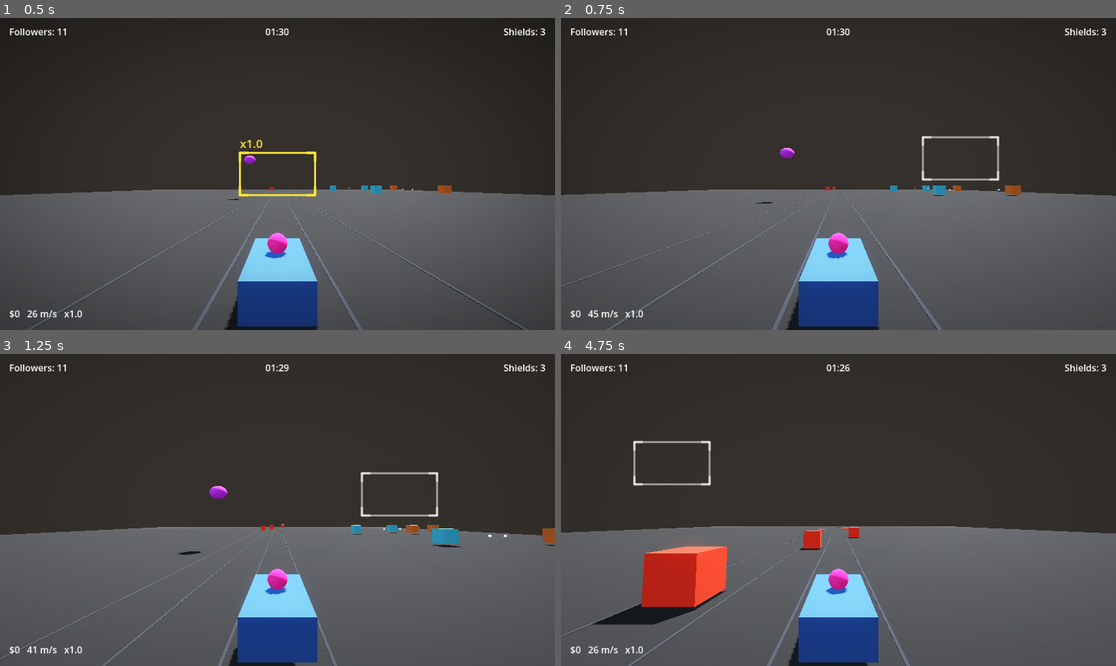
Above: before the commit, frames 1-4 (two rows, left to right).
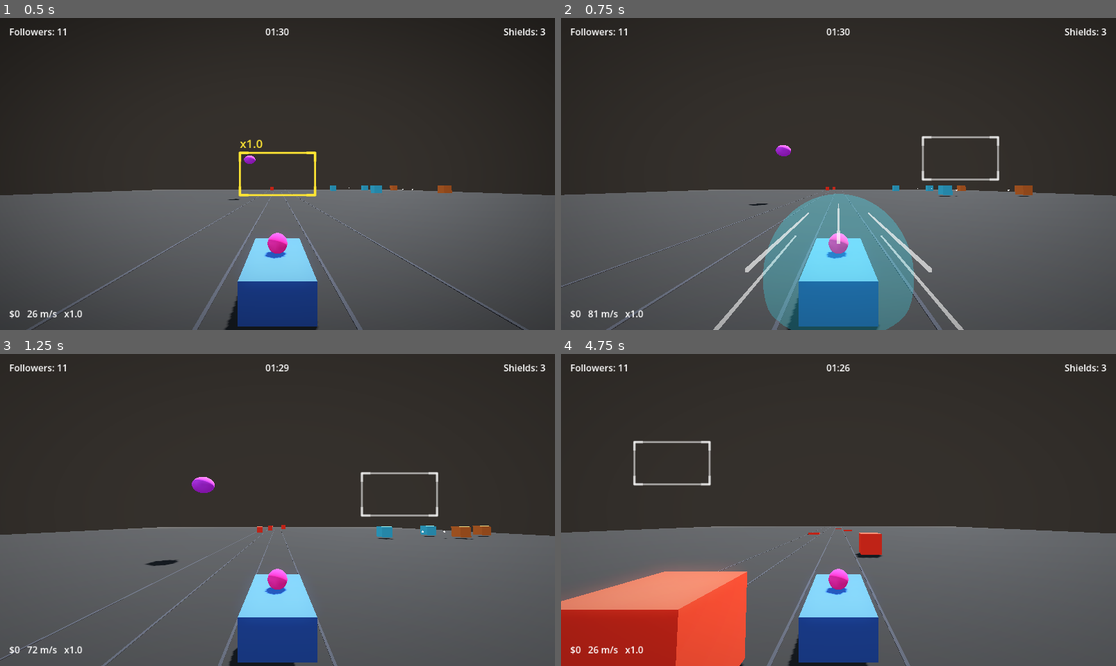
Above: after the commit, the same moments.

Repository: Wasumyon/war-idols
Game: Godot game, scene res://slice.tscn
Two runs of this game, one before a commit and one after it. Both use one fixed random seed, a clock stepped at 60 frames per second and the inputs below. This scene is started directly instead of the project's main scene.
Inputs (mouse positions are in pixels of both pictures, inside the frame that each line leads up to):
- Up to frame 1 (0.5 s): no input
- Up to frame 2 (0.75 s): tap Enter at 0.5 s; move the mouse to (960, 158) at 0.52 s; hold D (turnRight) from 0.53 s (still down); tap Shift (dash, bound only before the commit) at 0.6 s; click (960, 158) at 0.67 s
- Up to frame 3 (1.25 s): keep holding D (turnRight); tap Space (jump) at 0.77, 0.8, 1.07 s
- Up to frame 4 (4.75 s): move the mouse to (727, 525) at 1.27 s; release D (turnRight) at 1.28 s; hold S (brake) 1.28-2.03 s; tap Space (jump) at 1.35, 1.52, 1.82, 2.3, 3.02, 3.32, 3.77, 3.8, 4.07, 4.52 s; tap Shift (dash, bound only before the commit) at 1.55, 2.1, 3.05, 4.55 s; move the mouse to (894, 441) at 2.02 s; hold D (turnRight) 2.03-2.78 s; move the mouse to (810, 572) at 2.77 s; hold W (accelerate) 2.78-3.53 s; tap Ctrl (drift) at 2.85 s; click (810, 572) at 2.92 s; move the mouse to (1005, 556) at 3.52 s; hold A (turnLeft) from 3.53 s (still down); tap R at 3.6 s; move the mouse to (672, 463) at 4.27 s; tap Enter at 4.35 s

Frame 1 is identical in both runs. In frame 2, 9.4% of the frame differs, in the area x 4-85%, y 40-100%; in frame 3, 1.3%; in frame 4, 11%, in the area x 0-58%, y 55-100%.

Commit message:
Dash fix: read Shift/Ctrl as physical keys, add bubble+speedlines, stronger boost, smash overlapping obstacles

Diff:
--- a/car/slice/runner.gd
+++ b/car/slice/runner.gd
@@ -4,7 +4,11 @@
 ##   W / S            boost / slow
 ##   SPACE            jump         (0.5s cooldown between jumps)
 ##   CTRL             duck / cover (avoids filmer-targeting attacks; suspends filming)
-##   SHIFT            dash         (forward burst, super armour, smashes obstacles)
+##   SHIFT            dash         (bubble + speedlines; super armour; smashes obstacles)
+##
+## NOTE: Shift and Ctrl are read from the physical key, not the InputMap.
+## Modifier keys bound as actions frequently fail to match, because the event
+## arrives with its own modifier flag set (shift_pressed / ctrl_pressed).
 
 @export var lane_count := 5
 @export var lane_width := 4.0
@@ -17,8 +21,8 @@
 @export var gravity := 22.0
 @export var jump_cooldown := 0.5
 
-@export var dash_speed := 68.0
-@export var dash_time := 0.45
+@export var dash_speed := 92.0
+@export var dash_time := 0.55
 @export var dash_cooldown := 4.5
 
 @export var stand_height := 1.45
@@ -37,32 +41,65 @@
 var _jump_cd := 0.0
 var _dash_cd := 0.0
 var _dash_t := 0.0
+var _shift_prev := false
+var _bubble: MeshInstance3D
+var _lines: Node3D
 
 @onready var streamer: MeshInstance3D = $Streamer
 
 
 func _ready() -> void:
 	add_to_group("runner")
-	_ensure_actions()
+	_ensure_jump_action()
+	_build_dash_fx()
 	lane = lane_count / 2
 	position.x = lane_x(lane)
 	$Hitbox.area_entered.connect(_on_area_entered)
 
 
-func _ensure_actions() -> void:
-	if not InputMap.has_action("jump"):
-		_bind("jump", KEY_SPACE)
-	if not InputMap.has_action("duck"):
-		_bind("duck", KEY_CTRL)
-	if not InputMap.has_action("dash"):
-		_bind("dash", KEY_SHIFT)
+func _ensure_jump_action() -> void:
+	if InputMap.has_action("jump"):
+		return
+	InputMap.add_action("jump")
+	var ev := InputEventKey.new()
+	ev.physical_keycode = KEY_SPACE
+	InputMap.action_add_event("jump", ev)
 
 
-func _bind(action: String, key: int) -> void:
-	InputMap.add_action(action)
-	var ev := InputEventKey.new()
-	ev.physical_keycode = key
-	InputMap.action_add_event(action, ev)
+## A translucent bubble around the car plus radial speedlines, shown on dash.
+func _build_dash_fx() -> void:
+	_bubble = MeshInstance3D.new()
+	var sm := SphereMesh.new()
+	sm.radius = 2.6
+	sm.height = 5.2
+	_bubble.mesh = sm
+	var bm := StandardMaterial3D.new()
+	bm.albedo_color = Color(0.2, 0.9, 1.0, 0.22)
+	bm.transparency = BaseMaterial3D.TRANSPARENCY_ALPHA
+	bm.shading_mode = BaseMaterial3D.SHADING_MODE_UNSHADED
+	bm.emission_enabled = true
+	bm.emission = Color(0.1, 0.6, 0.8)
+	_bubble.material_override = bm
+	_bubble.position = Vector3(0, 0.7, 0)
+	_bubble.visible = false
+	add_child(_bubble)
+
+	_lines = Node3D.new()
+	for i in 8:
+		var m := MeshInstance3D.new()
+		var box := BoxMesh.new()
+		box.size = Vector3(0.06, 0.06, 7.0)
+		m.mesh = box
+		var lm := StandardMaterial3D.new()
+		lm.albedo_color = Color(1, 1, 1, 0.55)
+		lm.transparency = BaseMaterial3D.TRANSPARENCY_ALPHA
+		lm.shading_mode = BaseMaterial3D.SHADING_MODE_UNSHADED
+		m.material_override = lm
+		var ang := float(i) / 8.0 * TAU
+		m.position = Vector3(cos(ang) * 2.3, 0.8 + sin(ang) * 1.7, 0.0)
+		_lines.add_child(m)
+	_lines.visible = false
+	add_child(_lines)
 
 
 func lane_x(index: int) -> float:
@@ -82,11 +119,13 @@
 		lane = min(lane_count - 1, lane + 1)
 	position.x = lerp(position.x, lane_x(lane), clamp(strafe_rate * delta, 0.0, 1.0))
 
-	# --- dash ---
-	if Input.is_action_just_pressed("dash") and _dash_cd <= 0.0:
+	# --- dash (physical key: modifier actions are unreliable) ---
+	var shift_now := Input.is_physical_key_pressed(KEY_SHIFT)
+	if shift_now and not _shift_prev and _dash_cd <= 0.0:
 		dashing = true
 		_dash_t = dash_time
 		_dash_cd = dash_cooldown
+	_shift_prev = shift_now
 	if dashing:
 		_dash_t -= delta
 		if _dash_t <= 0.0:
@@ -100,7 +139,7 @@
 		target_speed = slow_speed
 	if dashing:
 		target_speed = dash_speed
-	speed = lerp(speed, target_speed, 5.0 * delta)
+	speed = lerp(speed, target_speed, (14.0 if dashing else 5.0) * delta)
 	position.z -= speed * delta
 
 	# --- jump (with cooldown) ---
@@ -116,23 +155,35 @@
 		_grounded = true
 	position.y = _height
 
-	# --- duck (streamer takes cover) ---
-	ducking = Input.is_action_pressed("duck")
+	# --- duck (physical key) ---
+	ducking = Input.is_physical_key_pressed(KEY_CTRL)
 	var target_y: float = duck_height if ducking else stand_height
 	streamer.position.y = lerp(streamer.position.y, target_y, clamp(duck_rate * delta, 0.0, 1.0))
+
+	# --- dash effects + smashing ---
+	_bubble.visible = dashing
+	_lines.visible = dashing
+	if dashing:
+		_bubble.scale = Vector3.ONE * (1.0 + sin(Time.get_ticks_msec() * 0.02) * 0.06)
+		_smash()
+
+
+## Destroy any ground obstacle currently overlapping the car while dashing.
+func _smash() -> void:
+	for a in $Hitbox.get_overlapping_areas():
+		if a.is_in_group("obstacle"):
+			a.queue_free()
 
 
 func _on_area_entered(area: Area3D) -> void:
 	if not area.is_in_group("damaging"):
 		return
 
-	# Dash smashes ground obstacles and takes no damage.
 	if dashing:
 		if area.is_in_group("obstacle"):
 			area.queue_free()
 		return
 
-	# Filmer-targeting attacks: covered = missed.
 	if area.is_in_group("filmer"):
 		if ducking:
 			return
